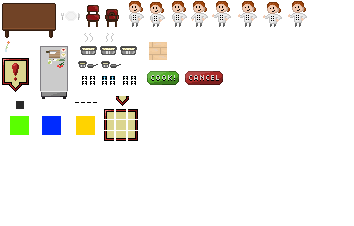
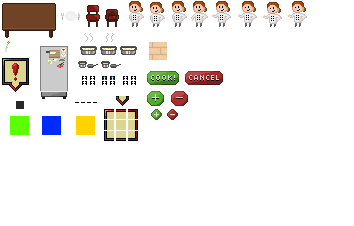
Layer changes from the first w=354, h=226 image to the second:
added layer "Layer 2" above "Layer 1" over [167, 109, 178, 120]
added layer "Layer 1" above "+" over [150, 91, 188, 120]
added layer "+" above "cook!" over [147, 91, 164, 106]
